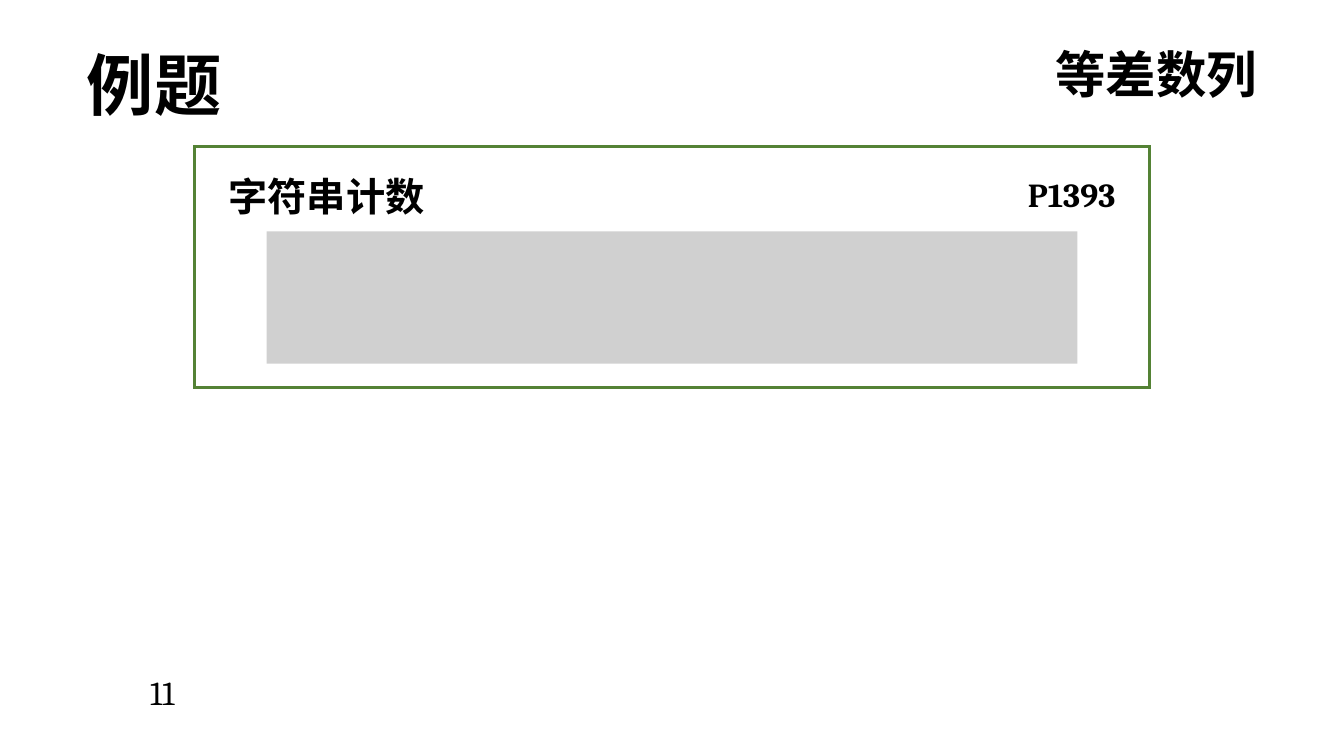
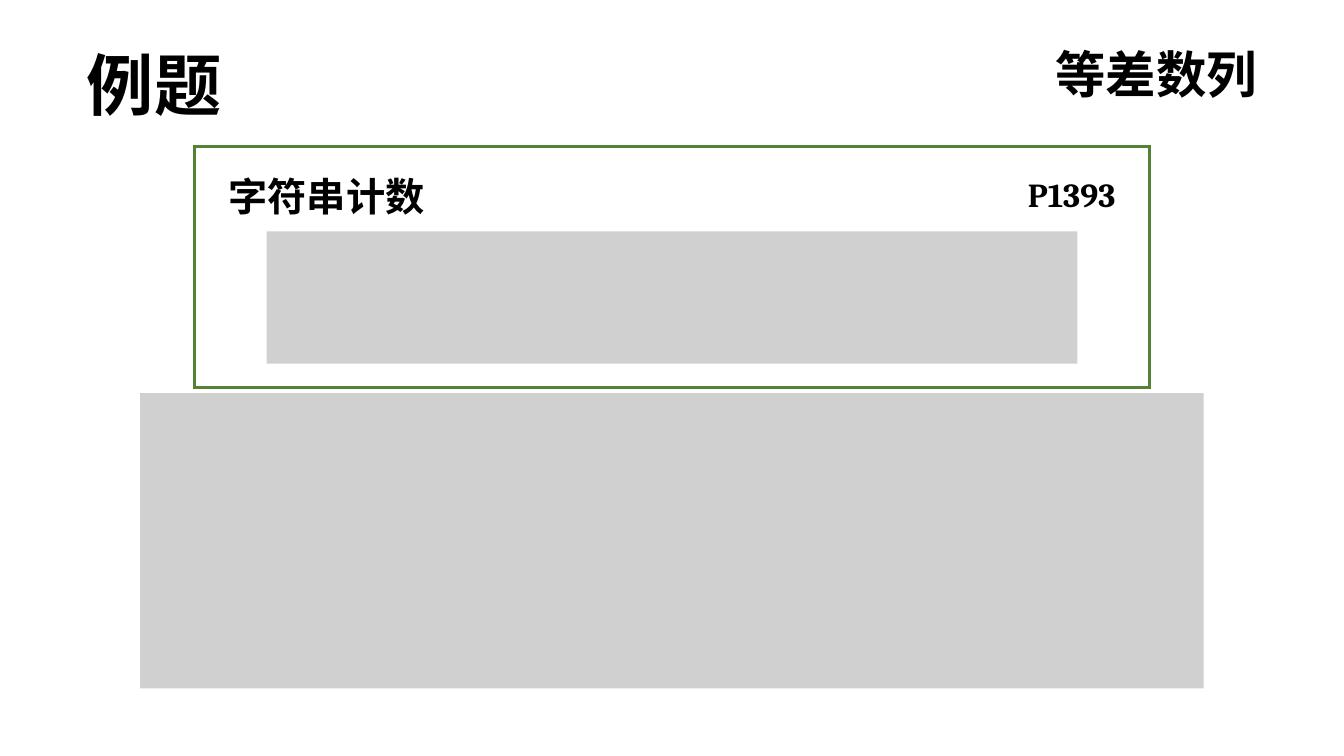
Before and after one commit to R-G-Mocoratioen/oi-slides, a slide deck: slide 17 of 20241214 讲课/字符串正课.pptx. Drawn at 1344x756 pixels with LibreOffice and Linux fonts; fonts in the diff are those of the drawing; grey boxes stand for pictures. Boxes give left, top, right and bottom in pixels: in the first picture for what was removed or moved away, otherwise in the second. Text is boxed around its words. In the diff, an @@ line names an element or a change of style, - is before the commit and + after.

```diff
--- a/20241214 讲课/字符串正课.pptx
+++ b/20241214 讲课/字符串正课.pptx
@@ picture added at (x1=140, y1=393, x2=1204, y2=689) @@
@@ text removed at (x1=150, y1=682, x2=174, y2=705) @@
-11
```
Also in this commit, not shown: 5 other slides changed, 2 slides added, 2 other files.
